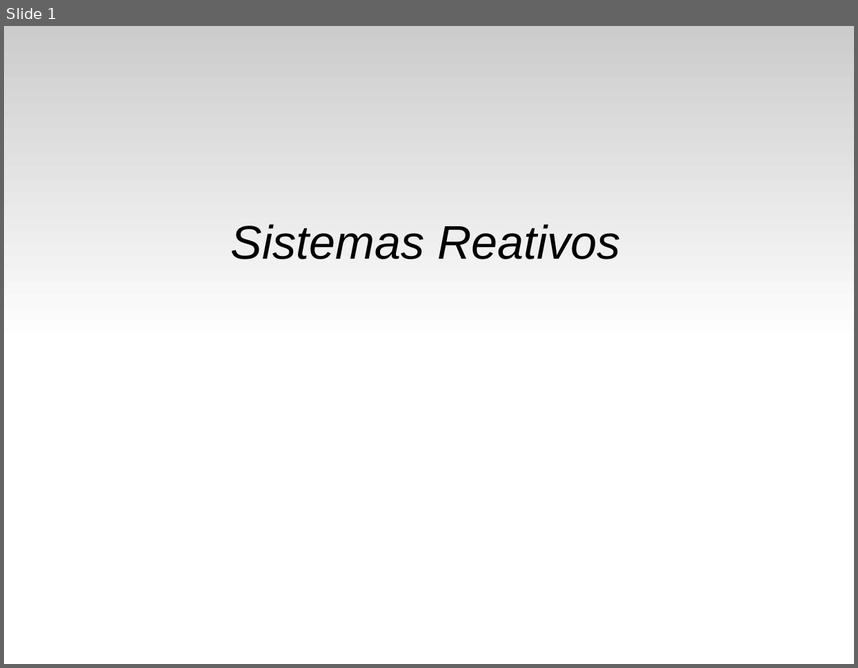
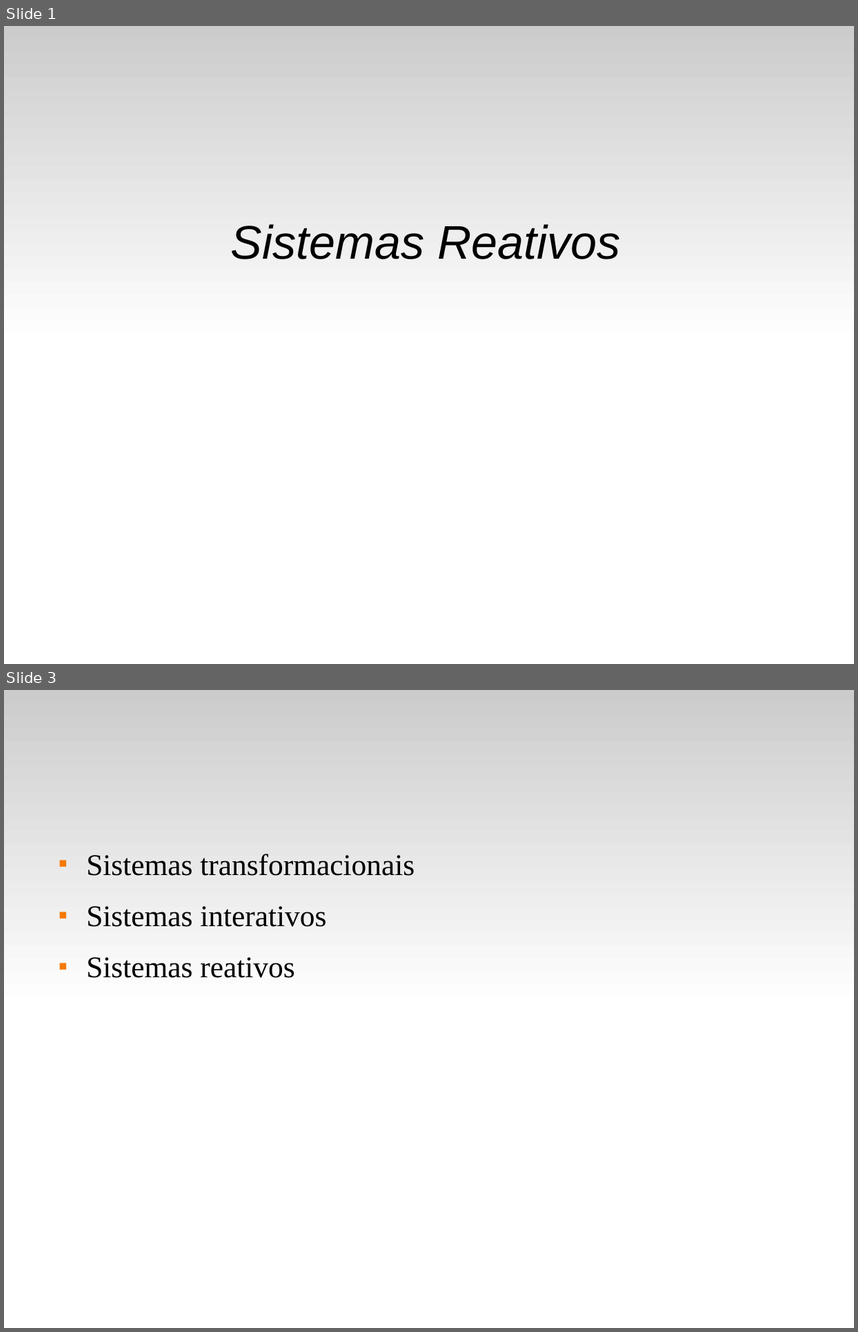
Before and after one commit to fsantanna-uerj/reativos, a slide deck: slides/01_reativos.odp. Shown one above the other, each under a label of ours: slide 1 before the commit, slides 1 and 3 after it; the slides between them are not shown. The pictures are 858x668 and 858x1332 pixels, drawn with LibreOffice and Linux fonts; fonts in the diff are those of the drawing. Boxes give left, top, right and bottom in pixels: in the first picture for what was removed or moved away, otherwise in the second. Text is boxed around its words. In the diff, an @@ line names an element or a change of style, - is before the commit and + after.

```diff
--- a/slides/01_reativos.odp
+++ b/slides/01_reativos.odp
@@ slide 3 added at <box>4,690,854,1328</box>, background #FFFFFF; not listed: 1 template element that a slide beside it also shows @@
@@ text added at <box>86,854,415,978</box>, 28 pt, text #000000 @@
+■ Sistemas transformacionais
+■ Sistemas interativos
+■ Sistemas reativos
```
Also in this commit, not shown: 1 slide changed, 2 other slides added, 3 slides removed, 1 other file.
